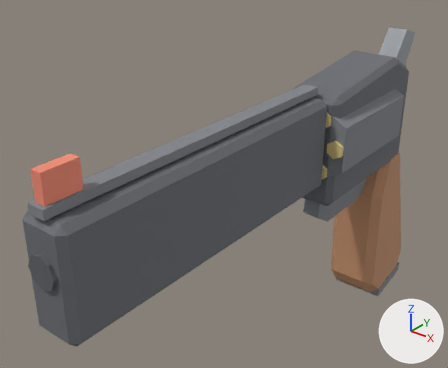
Two versions of the FBX model Assets/_Project/Resources/Models/weapon_bulldog_44.fbx, one commit apart.
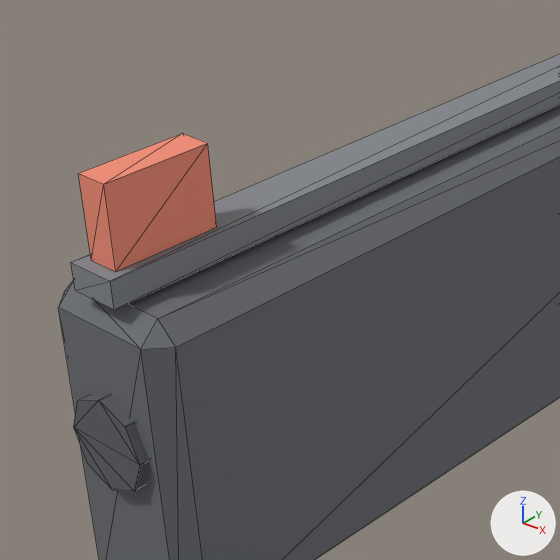
Each version appears first whole from a 50 mm lens placed at (0.1586, -0.3405, 0.141), pointed at (-0.0303, -0.1043, -0.0054), and next in a close-up on the part from 0% to 48% of the width and 28% to 86% of the height. Every picture has the same lights, and +X, +Y and +Z are marked at lower right. The last two pictures show the newer version. The close-ups show mesh edges as thin lines. Where no turn or scale is listed for an object, it has been applied to the vertices.

The scene before the commit, as lines of its bpy script (objects in view):
```python
me_weapon_bulldog_44 = bpy.data.meshes.new('weapon_bulldog_44')
me_weapon_bulldog_44.from_pydata(...)  # 246 vertices, 424 faces; spans x -0.022..0.022, y -0.242..0.049, z -0.124..0.06
# faces by material slot: [96, 64, 12, 28, 120, 28, 76]
me_weapon_bulldog_44.materials.append(mat_c_25272b)  # grey #6a6d72
me_weapon_bulldog_44.materials.append(mat_c_3a3d43)  # grey #83868c
me_weapon_bulldog_44.materials.append(mat_g_e8452e)  # red #f58e76
me_weapon_bulldog_44.materials.append(mat_c_1d1e21)  # dark grey #5f6065
me_weapon_bulldog_44.materials.append(mat_c_b8933a)  # yellow #ddc883
me_weapon_bulldog_44.materials.append(mat_c_5c6168)  # grey #a2a6ab
me_weapon_bulldog_44.materials.append(mat_c_8c4826)  # brown #c4916c
ob_weapon_bulldog_44 = bpy.data.objects.new('weapon_bulldog_44', me_weapon_bulldog_44)
ob_weapon_bulldog_44.location = (0.0, 0.0, 0.0)
```
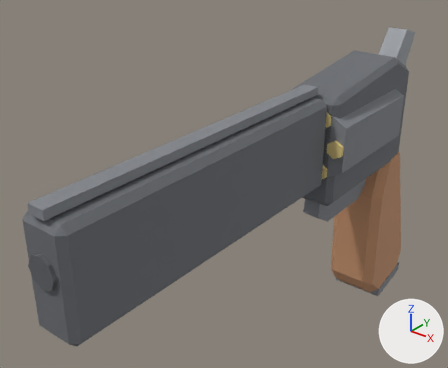
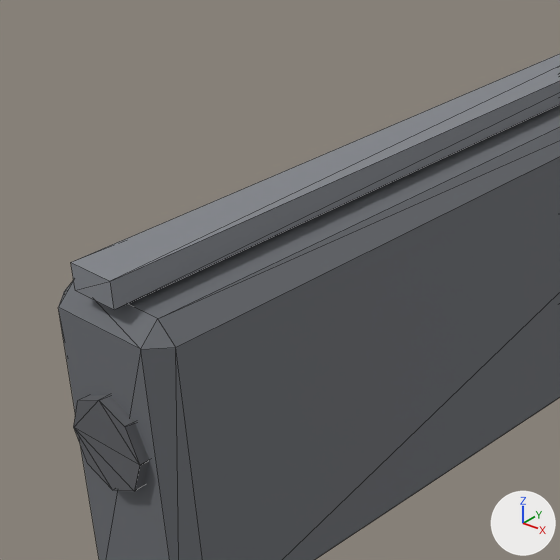
Location of each change, [x1, y1, x2, y2] in pixels of the close-ups (560 x 560 px):
part 1 of me_weapon_bulldog_44, deleted (red)
    before: [78, 134, 217, 272]

The change, as a list of edits to the scene's bpy script:
```text
Change me_weapon_bulldog_44:
    used by ob_weapon_bulldog_44; location = (0.0, 0.0, 0.0)
    remove me_weapon_bulldog_44.from_pydata(...)  # 246 vertices, 424 faces; spans x -0.022..0.022, y -0.242..0.049, z -0.124..0.06
    add me_weapon_bulldog_44.from_pydata(...)  # 238 vertices, 412 faces; spans x -0.022..0.022, y -0.242..0.049, z -0.124..0.06
    me_weapon_bulldog_44 part 1: the loose piece of 8 vertices spanning x -0.002..0.002, y -0.238..-0.222, z 0.047..0.059 is deleted
    remove me_weapon_bulldog_44.materials.append(mat_g_e8452e)  # red #f58e76
```
